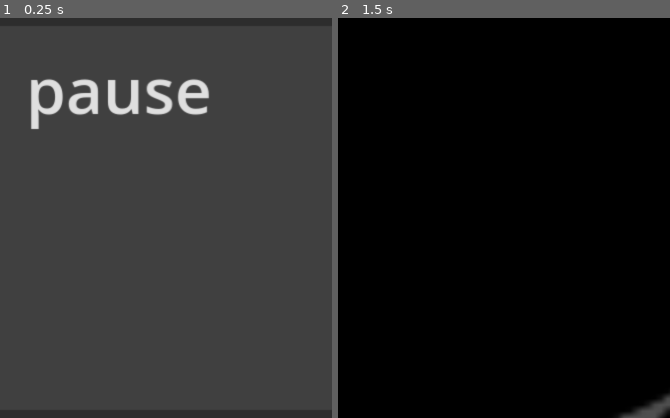
Above: before the commit, frames 1-2 (left to right).
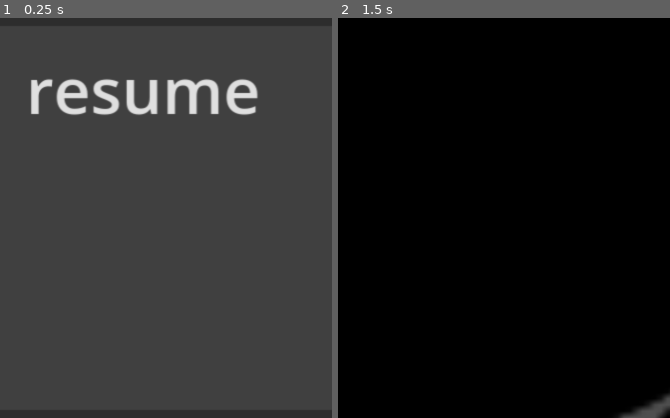
Above: after the commit, the same moments.

Repository: fabianternis/my-screen-pet
Game: Godot game, scene res://main.tscn
Two runs of this game, one before a commit and one after it. Both use one fixed random seed, a clock stepped at 60 frames per second and the inputs below.
Inputs (mouse positions are % of the whole screen's width and height, from its top left):
- Up to frame 1 (0.25 s): no input
- Up to frame 2 (1.5 s): tap Enter at 0.5 s; drag from (59, 72) to (72, 28) at 0.52 s; tap Space at 1.25 s; drag from (36, 55) to (59, 72) at 1.27 s
The pictures show only the part of the screen within x 2-52%, y 0-50%; the shares and areas given below are measured in that part.

The runs differ from the first frame. In frame 1, 3.6% of the frame differs, in the area x 9-78%, y 15-28%; in frame 2, nothing differs.

Commit message:
feat: add "resume" option on menu when is paused

Diff:
--- a/main.gd
+++ b/main.gd
@@ -100,6 +100,7 @@
 var size_window = Vector2(DisplayServer.window_get_size())
 
 var current_primary_animation = 'idle'
+var menu = 'default'
 
 
 #var current_press_action = 'drag'
@@ -108,6 +109,7 @@
 @onready var sprite = $AnimatedSprite2D
 @onready var area = $Area2D
 @onready var popup = $PopupMenu
+@onready var popup_paused = $PausedMenu
 
 
 func _ready():
@@ -117,9 +119,13 @@
 	sprite.play(current_primary_animation)
 	#popup.add_item('hi', 0)
 	popup.add_item('pause', 0)
+	#popup_paused.add_item('un pause', 0)
+	#popup_paused.add_item('continue', 0)
+	popup_paused.add_item('resume', 0)
 
 	area.input_event.connect(_on_area_input)
 	popup.id_pressed.connect(_on_item_press)
+	popup_paused.id_pressed.connect(_on_pause_item_press)
 
 
 func _on_area_input(_viewport, event, _shape_idx):
@@ -135,13 +141,27 @@
 			sprite.play(current_primary_animation)
 	elif event is InputEventMouseButton and event.button_index == MOUSE_BUTTON_RIGHT:
 		if event.pressed:
-			popup.popup_on_parent(Rect2i(Vector2i(event.position), Vector2i.ZERO))
+			if is_paused:
+				menu = 'pause'
+				popup_paused.popup_on_parent(Rect2i(Vector2i(event.position), Vector2i.ZERO))
+			else:
+				menu = 'default'
+				popup.popup_on_parent(Rect2i(Vector2i(event.position), Vector2i.ZERO))
 
 
+#func _on_item_press(id, menu = 'default'):
 func _on_item_press(id):
+	#if menu == 'default':
 	if id == 0:
 	#	print('Hello World!')
 		is_paused = true
 		current_primary_animation = 'pause'
 		sprite.play(current_primary_animation)
+func _on_pause_item_press(id):
+	#elif menu == 'pause':
+	if id == 0:
+		is_paused = false
+		current_primary_animation = 'walk'
+		sprite.play(current_primary_animation)
+
 #"""
--- a/main.tscn
+++ b/main.tscn
@@ -131,3 +131,8 @@
 oversampling_override = 1.0
 visible = true
 submenu_popup_delay = 0.321
+
+[node name="PausedMenu" type="PopupMenu" parent="." unique_id=1910493333]
+oversampling_override = 1.0
+visible = true
+submenu_popup_delay = 0.321
